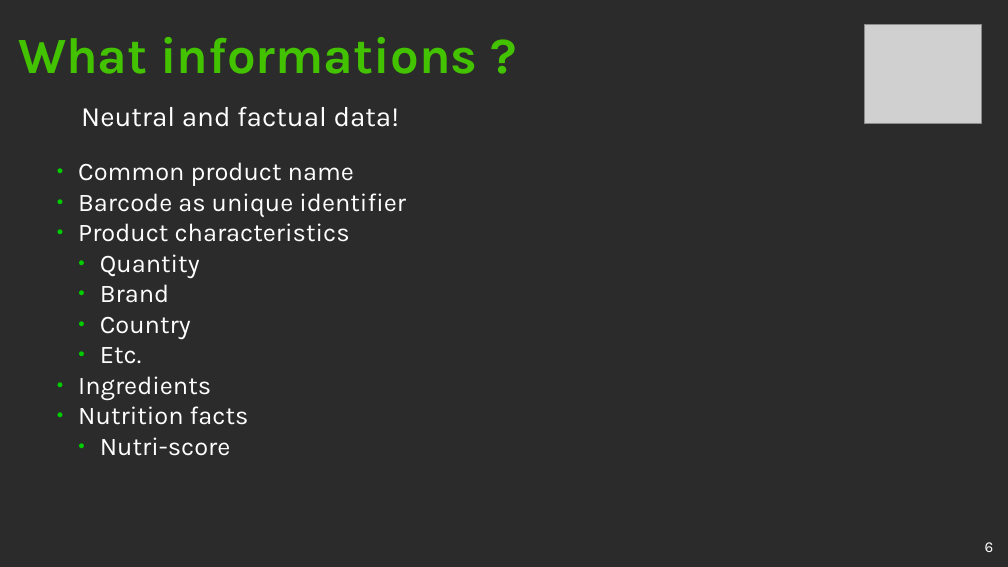
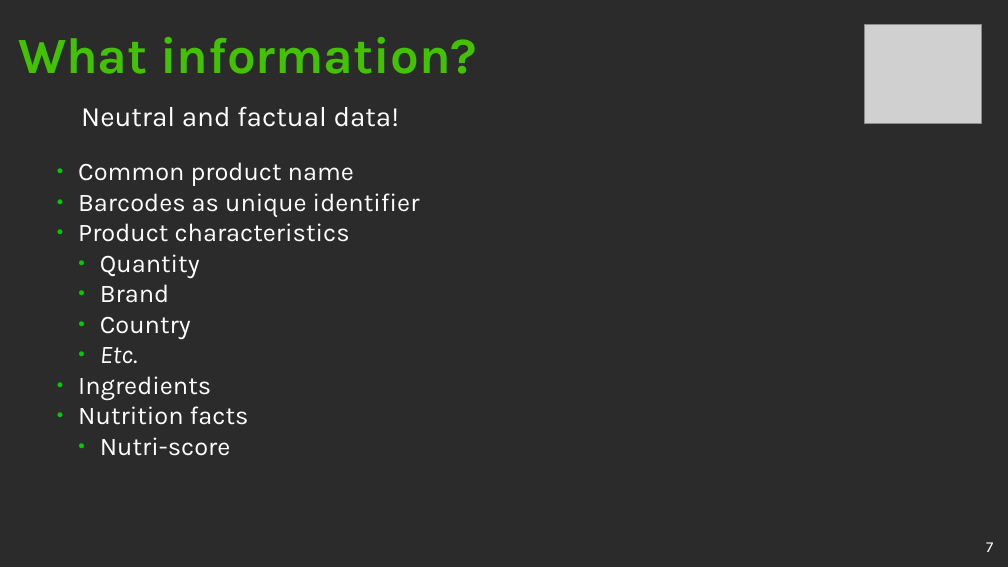
Before and after one commit to dabrain34/DabrainDocs, a slide deck: slide 7 of Presentation/OpenFoodFacts/openfoodfacts.odp (slide 6 before the commit). Drawn at 1008x567 pixels with LibreOffice and Linux fonts; fonts in the diff are those of the drawing; grey boxes stand for pictures; background and template pictures are left out; a plain dark background stands for a picture behind light text. Boxes give left, top, right and bottom in pixels: in the first picture for what was removed or moved away, otherwise in the second. Text is boxed around its words. In the diff, an @@ line names an element or a change of style, - is before the commit and + after.

```diff
--- a/Presentation/OpenFoodFacts/openfoodfacts.odp
+++ b/Presentation/OpenFoodFacts/openfoodfacts.odp
@@ title at (x1=18, y1=37, x2=477, y2=74): text changed @@
-What informations ?
+What information?
@@ text at (x1=78, y1=193, x2=420, y2=217): text changed @@
-● Barcode as unique identifier
+● Barcodes as unique identifier
@@ text at (x1=100, y1=347, x2=138, y2=364): italic on in "Etc." @@
@@ page number at (x1=986, y1=542, x2=993, y2=552): text changed @@
-6
+7
```
Also in this commit, not shown: 13 other slides changed, 3 slides added, 1 slide removed.
